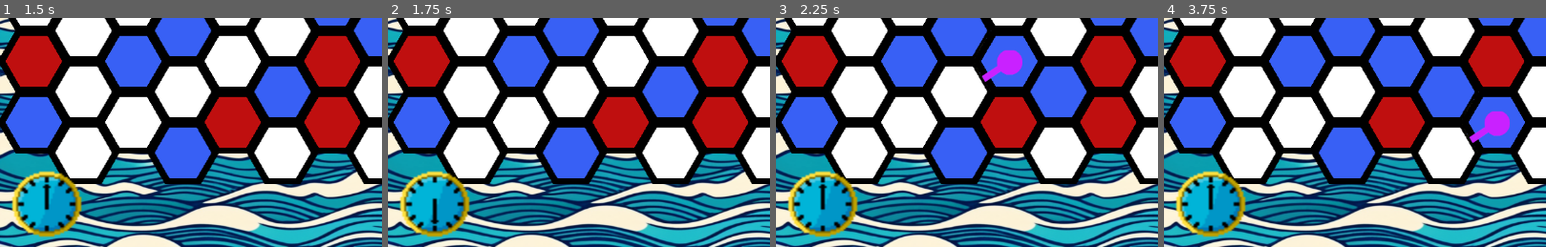
Above: before the commit, frames 1-4 (left to right).
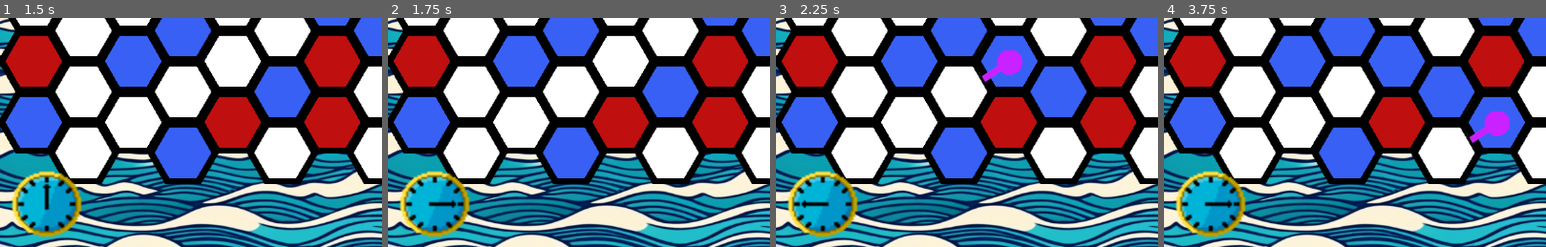
Above: after the commit, the same moments.

Repository: tehtipsy/HexaGame
Game: Godot game, scene res://Menus/main_menu.tscn
The game is run twice, just before and just after one commit, with the same random seed, the same clock (stepped at 60 frames per second) and the same inputs.
Inputs (mouse positions are % of the whole screen's width and height, from its top left):
- Up to frame 1 (1.5 s): click "New game" at 0.5 s; tap Enter at 1.25 s; move the mouse to (72, 45) at 1.27 s; click (72, 45) at 1.42 s
- Up to frame 2 (1.75 s): no input
- Up to frame 3 (2.25 s): tap Space at 2 s; move the mouse to (30, 55) at 2.02 s; click (30, 55) at 2.17 s
- Up to frame 4 (3.75 s): move the mouse to (60, 28) at 2.77 s; click (60, 28) at 2.92 s; tap Enter at 3.5 s; move the mouse to (45, 70) at 3.52 s; click (45, 70) at 3.67 s
The pictures show only the part of the screen within x 0-50%, y 50-100%; the shares and areas given below are measured in that part.

Frame 1 is identical in both runs. In frame 2, 0.3% of the frame differs, in the area x 10-18%, y 78-91%; in frame 3, 0.3%; in frame 4, 0.3%.

Commit message:
Fix animation FPS

Diff:
--- a/MainScene/world_clock.tscn
+++ b/MainScene/world_clock.tscn
@@ -23,7 +23,7 @@
 }],
 "loop": true,
 "name": &"default",
-"speed": 5.0
+"speed": 4.0
 }]
 
 [node name="WorldClock" type="AnimatedSprite2D"]
